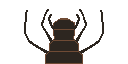
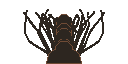
Layered file, before and after one edit (128×64). Changes by layer:
added group "Retract" with 12 layers above "Collect" over [23, 11, 105, 64]
added group "F4 #1" with 2 layers in group "Retract" over [45, 23, 83, 64]
added layer "H1 #8" in group "F4 #1" over [46, 41, 82, 63]
added layer "L1 #3" in group "F4 #1" over [45, 23, 83, 50]
added group "F3 #3" with 2 layers in group "Retract" over [38, 12, 90, 64]
added layer "H1 #7" in group "F3 #3" over [38, 12, 90, 64]
added layer "L1 #2" in group "F3 #3" over [38, 12, 90, 54]
added group "F2 #3" with 2 layers in group "Retract" over [23, 11, 105, 64]
added layer "L1 #1" in group "F2 #3" over [23, 11, 105, 56]
added layer "H1 #6" in group "F2 #3" over [46, 23, 82, 63]
added group "F1 #3" with 2 layers in group "Retract" over [24, 11, 104, 64]
added layer "L1" in group "F1 #3" over [24, 11, 104, 56]
added layer "H1 #3" in group "F1 #3" over [46, 14, 82, 63]
hid group "Idle" (12 layers) over [24, 11, 104, 64]
hid group "F2 #1" (3 layers) over [24, 11, 104, 64]
moved "Head copy #5" above "LR1 #3" over [45, 19, 83, 64]
hid group "Move" (16 layers) over [23, 11, 105, 64]
